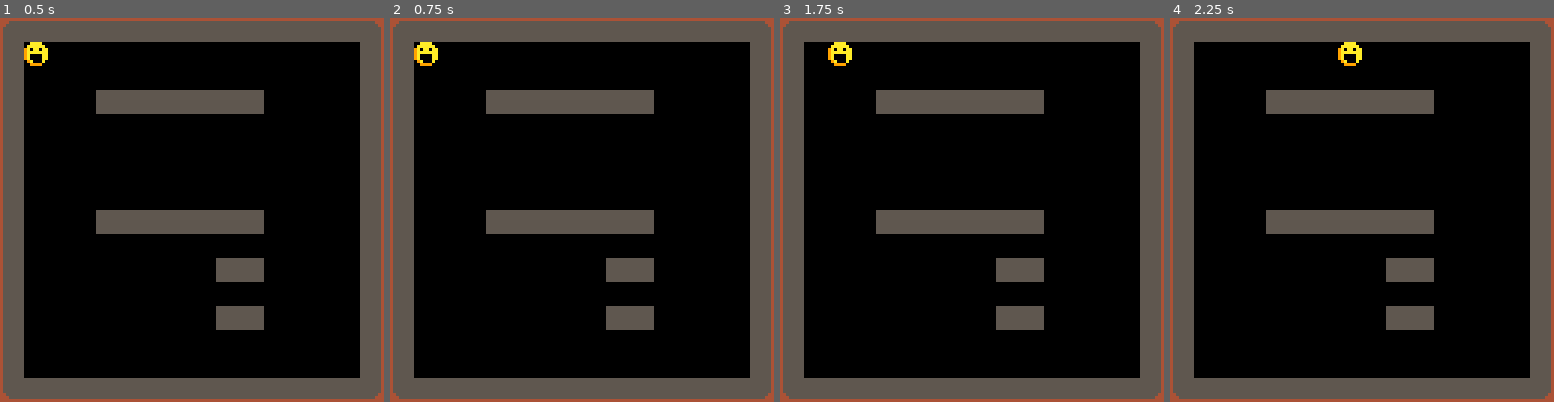
Above: before the commit, frames 1-4 (left to right).
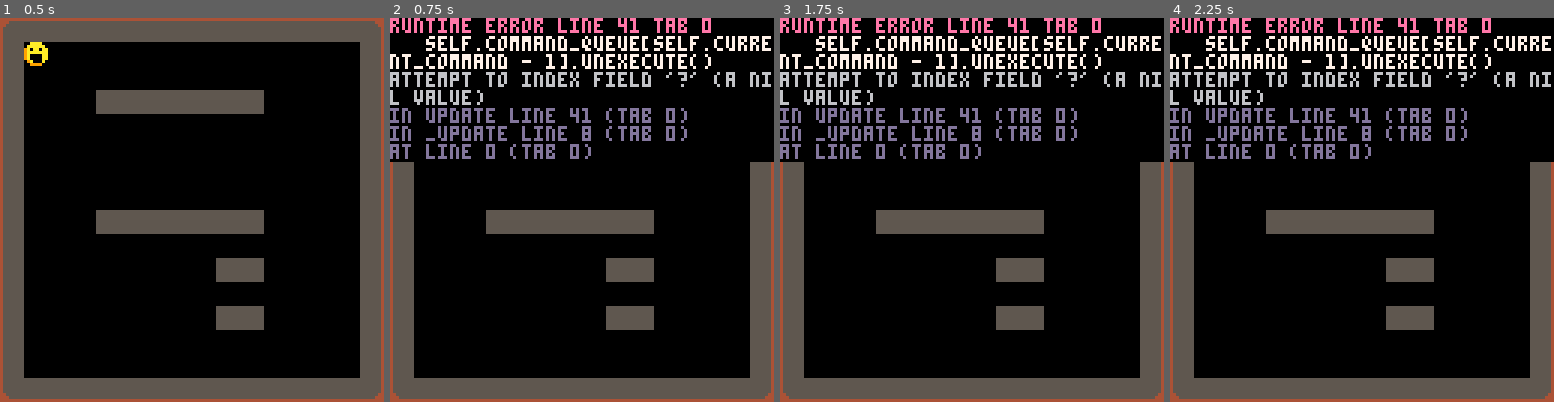
Above: after the commit, the same moments.

Repository: Chazmus/ReDeath
Game: PICO-8 cartridge carts/redeath/redeath.p8
The game is run twice, just before and just after one commit, with the same random seed, the same clock (stepped at 60 frames per second) and the same inputs.
Inputs:
- Up to frame 1 (0.5 s): tap X (X key) at 0.33 s
- Up to frame 2 (0.75 s): tap O (Z key) at 0.7 s
- Up to frame 3 (1.75 s): tap X (X key) at 1.07 s; hold Right from 1.6 s (still down); tap O (Z key) at 1.7 s
- Up to frame 4 (2.25 s): tap X (X key) at 1.85 s; release Right at 2.1 s; tap O (Z key) at 2.1 s; hold Up from 2.15 s (still down)

Frame 1 is identical in both runs. In frame 2, 19% of the frame differs, in the area x 0-100%, y 0-38%; in frame 3, 19%; in frame 4, 19%.
Error after the commit: runtime error line 41 tab 0; self.command_queue[self.current_command - 1].unexecute(); attempt to index field '?' (a nil value)

Commit message:
Undo function

Diff:
--- a/carts/redeath/redeath.p8
+++ b/carts/redeath/redeath.p8
@@ -31,23 +31,48 @@
 	position = {x=8,y=8}, -- In pixel space
 	target = {x=8,y=8}, -- In pixel space
 	is_moving = false,
+	command_queue = {},
+	current_command = 0,
 }
 
 add(game_objects, player)
 
 function player:update()
 	if self.is_moving == false then
+		local command = nil
+		if btn(fire1) then
+			self.command_queue[self.current_command - 1].unexecute()
+			self.current_command -= 1
+		end
+
 		if(btn(up)) then
-			self.target.y -= 8
-		end
+			command = command_builder:instance(self,
+			function() self.target.y -= 8 end,
+			function() self.target.y += 8 end)
+		end
+
 		if(btn(down)) then
-			self.target.y += 8
-		end
+			command = command_builder:instance(self,
+			function() self.target.y += 8 end,
+			function() self.target.y -= 8 end)
+		end
+
 		if(btn(left)) then
-			self.target.x -= 8
-		end
+			command = command_builder:instance(self,
+			function() self.target.x -= 8 end,
+			function() self.target.x += 8 end)
+		end
+
 		if(btn(right)) then
-			self.target.x += 8
+			command = command_builder:instance(self,
+			function() self.target.x += 8 end,
+			function() self.target.x -= 8 end)
+		end
+
+		if command != nil then
+			self.command_queue[self.current_command] = command
+			self.command_queue[self.current_command].execute()
+			self.current_command += 1
 		end
 
 		if(not self:is_at_target()) then
@@ -110,7 +135,6 @@
 	return {x=(grid_position.x / 8), y=(grid_position.y / 8)}
 end
 
---
 collisionlayers = {7}
 
 function check_for_collision(grid_position)
@@ -124,6 +148,19 @@
 	end
 	return false;
 end
+
+-->8
+--command queue
+command_builder = {}
+
+function command_builder:instance(player, execute, unexecute)
+	command = {}
+	command["player"] = player
+	command["execute"] = execute
+	command["unexecute"] = unexecute
+	return command
+end
+
 
 __gfx__
 0008888000aaaa0044444444444444444444444444444444444444446211112600dddd0000555500444444448008800805050505eeeeeeee9999999900000000
